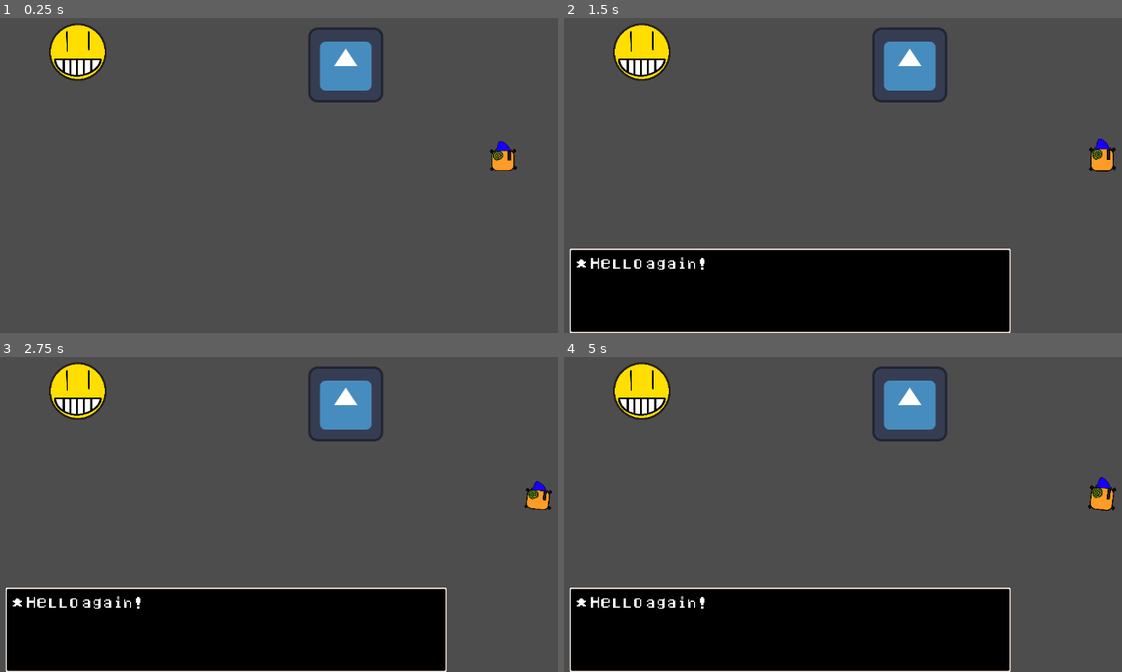
Above: before the commit, frames 1-4 (two rows, left to right).
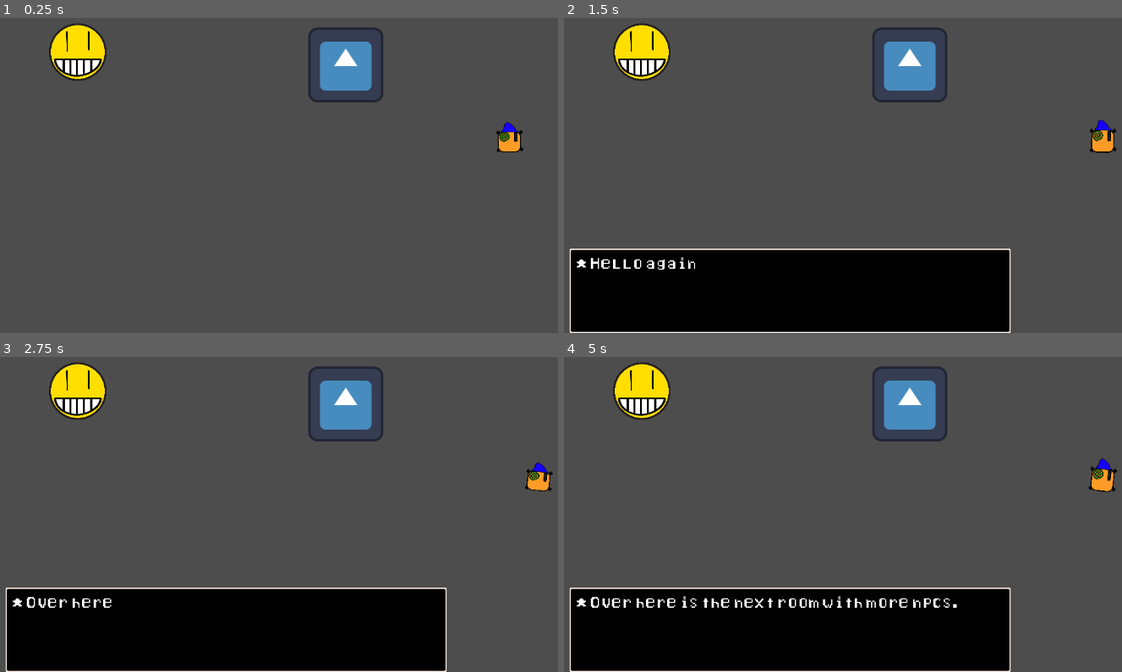
Above: after the commit, the same moments.

Repository: DeadPlant09/Godot-Dialogue-system
Game: Godot game, scene res://Scene's/Area's/Room 1.tscn
Two runs of this game, one before a commit and one after it. Both use one fixed random seed, a clock stepped at 60 frames per second and the inputs below. The engine's default icon, where the game draws it, is replaced by a stand-in: a white triangle on a blue panel in a dark square.
Inputs:
- Up to frame 1 (0.25 s): no input
- Up to frame 2 (1.5 s): hold Right (Right) 0.53-1.28 s; hold E (Continue) 0.53-1.28 s; tap Enter at 1.25 s; hold Down (Down) from 1.28 s (still down); tap E (Continue) at 1.35 s
- Up to frame 3 (2.75 s): release Down (Down) at 2.03 s; hold Right (Right) from 2.03 s (still down); hold E (Continue) from 2.03 s (still down)
- Up to frame 4 (5 s): release Right (Right) at 2.78 s; release E (Continue) at 2.78 s; hold Up (Up) 2.78-3.53 s; tap E (Continue) at 2.85, 4.35 s; hold E (Continue) 3.53-4.28 s; hold Left (Left) from 3.53 s (still down)

The runs differ from the first frame. In frame 1, 0.6% of the frame differs, in the area x 87-94%, y 32-49%; in frame 2, 0.6%; in frame 3, 0.9%; in frame 4, 1.5%, in the area x 4-100%, y 32-80%.

Commit message:
cant duplicate dialogue boxes

Diff:
--- a/Resourses/Objects.json
+++ b/Resourses/Objects.json
@@ -28,7 +28,7 @@
 		{"Name":"Godot icon", "Text":"* Pft, spherehead's... wait."}
 	],
 	"8":[
-		{"Name":"Godot icon", "Text":"* did you know the earth is?-","Speed": 0.03,"pause at ending": false, "auto skip": true},
+		{"Name":"Godot icon", "Text":"* did you know the earth is?-", "Speed": 0.03, "pause at ending": false, "auto skip": true},
 		{"Name":"Dezzy", "Text":"* Im going to stop you right there\n	because ive hered this all before from\n	 a talking emoji."}
 	],
 	"9":[
--- a/Scene's/Area's/Room 1.tscn
+++ b/Scene's/Area's/Room 1.tscn
@@ -24,7 +24,7 @@
 [node name="Startup Cutscene" parent="." instance=ExtResource("8_drkqx")]
 
 [node name="Dezzy" parent="." instance=ExtResource("2_uh20n")]
-position = Vector2(1050, 348)
+position = Vector2(1061, 316)
 
 [node name="Emoji" type="Sprite2D" parent="."]
 position = Vector2(323, 168)
--- a/Scene's/Chracter's/Dezzy.tscn
+++ b/Scene's/Chracter's/Dezzy.tscn
@@ -174,7 +174,7 @@
 }
 
 [sub_resource type="RectangleShape2D" id="RectangleShape2D_37d8f"]
-size = Vector2(78, 50)
+size = Vector2(78, 72)
 
 [node name="Dezzy" type="CharacterBody2D"]
 scale = Vector2(0.5, 0.5)
@@ -198,5 +198,5 @@
 autoplay = "Idle"
 
 [node name="hitbox" type="CollisionShape2D" parent="."]
-position = Vector2(-5, 21)
+position = Vector2(-5, 10)
 shape = SubResource("RectangleShape2D_37d8f")
--- a/Scene's/Objects/colision's.tscn
+++ /dev/null
@@ -1,17 +0,0 @@
-[gd_scene load_steps=3 format=3 uid="uid://cweipt7fbx2dk"]
-
-[ext_resource type="Texture2D" uid="uid://df330aa2o24j4" path="res://Sprites/Character's/Godot icon.svg" id="1_dbm7d"]
-
-[sub_resource type="RectangleShape2D" id="RectangleShape2D_srsbf"]
-size = Vector2(128, 128)
-
-[node name="Colision\'s" type="Node2D"]
-
-[node name="Image" type="Sprite2D" parent="."]
-texture = ExtResource("1_dbm7d")
-
-[node name="StaticBody2D" type="StaticBody2D" parent="."]
-collision_mask = 0
-
-[node name="CollisionShape" type="CollisionShape2D" parent="StaticBody2D"]
-shape = SubResource("RectangleShape2D_srsbf")
--- a/Scene's/UI/diauloge systerm.tscn
+++ b/Scene's/UI/Dialogue Systerm.tscn
@@ -303,7 +303,7 @@
 &"slide in": SubResource("Animation_4waeo")
 }
 
-[node name="Diuloge systerm" type="CanvasLayer"]
+[node name="Dialogue systerm" type="CanvasLayer"]
 process_mode = 3
 script = ExtResource("1_ii7p6")
 Profile_path = "res://Sprites/UI/"
@@ -375,7 +375,6 @@
 tab_size = 5
 
 [node name="Character Profile" type="Sprite2D" parent="Dialogue UI/Sprites"]
-unique_name_in_owner = true
 position = Vector2(216, 520)
 centered = false
 hframes = 3
@@ -400,7 +399,7 @@
 stream = ExtResource("3_8r266")
 bus = &"SFX"
 
-[node name="Options" type="Control" parent="Dialogue UI" node_paths=PackedStringArray("scelect_icon", "button_0", "button_1", "button_2", "button_3")]
+[node name="Options" type="Control" parent="Dialogue UI" node_paths=PackedStringArray("scelect_icon")]
 visible = false
 layout_mode = 1
 anchor_top = 0.789
@@ -414,10 +413,6 @@
 script = ExtResource("4_nnv7x")
 dialoue_choices = true
 scelect_icon = NodePath("Scelect icon")
-button_0 = NodePath("option 0")
-button_1 = NodePath("option 1")
-button_2 = NodePath("option 2")
-button_3 = NodePath("option 3")
 
 [node name="option 0" type="Button" parent="Dialogue UI/Options"]
 texture_filter = 1
@@ -572,12 +567,14 @@
 bbcode_enabled = true
 scroll_active = false
 
-[node name="Profile animations" type="AnimationPlayer" parent="."]
+[node name="Profile animations" type="AnimationPlayer" parent="Dialogue UI"]
+root_node = NodePath("../..")
 libraries = {
 &"": SubResource("AnimationLibrary_eva1e")
 }
 
-[node name="Show Responce" type="AnimationPlayer" parent="."]
+[node name="Show Responce" type="AnimationPlayer" parent="Dialogue UI"]
+root_node = NodePath("../..")
 libraries = {
 &"": SubResource("AnimationLibrary_i8n3f")
 }
--- a/project.godot
+++ b/project.godot
@@ -18,7 +18,7 @@
 
 [autoload]
 
-Diauloge_Systerm="*res://Scene's/UI/diauloge systerm.tscn"
+Diauloge_Systerm="*res://Scene's/UI/Dialogue Systerm.tscn"
 
 [display]
 
--- a/save_conv_temp.cfg
+++ b/save_conv_temp.cfg
@@ -1,3 +1,3 @@
 [conversations]
 
-Emoji=[1, 1]
+"Godot Icon"=[6, 7]
--- a/scripts/Components/Button Scelect.gd
+++ b/scripts/Components/Button Scelect.gd
@@ -3,37 +3,20 @@
 @export var dialoue_choices:bool
 @export var scelect_icon: Node2D
 @export var icon_offset: Vector2 = Vector2(10, -20)
-@export var button_0: Button
-@export var button_1: Button
-@export var button_2: Button
-@export var button_3: Button
-@export var button_4: Button
-@export var button_5: Button
-@export var button_6: Button
-@export var button_7: Button
+
+func _ready() -> void: if not dialoue_choices: get_child(0).grab_focus()
 
 func _process(_delta: float) -> void:
-	if dialoue_choices == true:
-		if Diauloge_Systerm.choices_exsist == true and Diauloge_Systerm.is_dialogue_runing == false: # fix this moving when a character without chocies is speaking?
-			if button_0.text != '' and not button_0.has_focus() and Input.is_action_just_pressed("Left"):
-				button_0.grab_focus()
-			if button_1.text != '' and not button_1.has_focus() and Input.is_action_just_pressed("Right"):
-				button_1.grab_focus()
-			if button_2.text != '' and not button_2.has_focus() and Input.is_action_just_pressed("Up"):
-				button_2.grab_focus()
-			if button_3.text != '' and not button_3.has_focus() and Input.is_action_just_pressed("Down"):
-				button_3.grab_focus()
-	else: button_0.grab_focus()
+	if dialoue_choices == true and Diauloge_Systerm.choices_exsist == true and Diauloge_Systerm.Is_Dialogue_Runing == false:
+		if get_child(0).text != '' and not get_child(0).has_focus() and Input.is_action_just_pressed("Left"):
+			get_child(0).grab_focus()
+		if get_child(1).text != '' and not get_child(1).has_focus() and Input.is_action_just_pressed("Right"):
+			get_child(1).grab_focus()
+		if get_child(2).text != '' and not get_child(2).has_focus() and Input.is_action_just_pressed("Up"):
+			get_child(2).grab_focus()
+		if get_child(3).text != '' and not get_child(3).has_focus() and Input.is_action_just_pressed("Down"):
+			get_child(3).grab_focus()
 
-	if button_0 != null and button_0.has_focus():
-		scelect_icon.position = button_0.position - icon_offset
-	if button_1 != null and button_1.has_focus():
-		scelect_icon.position = button_1.position - icon_offset
-	if button_2 != null and button_2.has_focus():
-		scelect_icon.position = button_2.position - icon_offset
-	if button_3 != null and button_3.has_focus():
-		scelect_icon.position = button_3.position - icon_offset
-	if button_4 != null and button_4.has_focus():
-		scelect_icon.position = button_4.position - icon_offset
-	if button_5 != null and button_5.has_focus():
-		scelect_icon.position = button_5.position - icon_offset
+	for B in get_children():
+		if B is Button and B.has_focus():
+			scelect_icon.position = B.position - icon_offset
--- a/scripts/Components/dialougue_area.gd
+++ b/scripts/Components/dialougue_area.gd
@@ -63,7 +63,7 @@
 
 
 func update_current_dialogue():
-	starting_conversation = Diauloge_Systerm.conversation_id # set the current conversation_id to the Diauloge_Systerm current conversation_id
+	starting_conversation = Diauloge_Systerm.Conversation_id # set the current Conversation_id to the Diauloge_Systerm current Conversation_id
 	ending_conversation = Diauloge_Systerm.Ending_Conversation
 	if Debug:print(get_parent().name + " saving_dialouge")
 
@@ -72,14 +72,14 @@
 	if not ending_conversation < 0: # the conversation can't end with 0
 		Diauloge_Systerm.Ending_Conversation = ending_conversation
 	if not starting_conversation < 1 and not starting_conversation > ending_conversation:
-		# And set the Diauloge_Systerm.conversation_id to our conversation_id
-		Diauloge_Systerm.conversation_id = starting_conversation
+		# And set the Diauloge_Systerm.Conversation_id to our Conversation_id
+		Diauloge_Systerm.Conversation_id = starting_conversation
 
 
 
 func reset_dialogue():
-	# Reset the value of Diauloge_Systerm current conversation_id
-	Diauloge_Systerm.conversation_id = Diauloge_Systerm.Default_Conversation_ID
+	# Reset the value of Diauloge_Systerm current Conversation_id
+	Diauloge_Systerm.Conversation_id = Diauloge_Systerm.Default_Conversation_ID
 	# Reset the value of Diauloge_Systerm current Ending_Conversation
 	Diauloge_Systerm.Ending_Conversation = Diauloge_Systerm.Default_Ending_Conversation
 
@@ -93,6 +93,4 @@
 		if starting_conversation == 6:
 			starting_conversation = 8
 			ending_conversation = 9
-	await get_tree().create_timer(3).timeout
 	if Diauloge_Systerm.signal_wait_finshed: Diauloge_Systerm.wait_signal_finshed = false
-	print("done")
--- a/scripts/Components/npc_body.gd
+++ b/scripts/Components/npc_body.gd
@@ -29,9 +29,7 @@
 		Sprite_animation.play(Sprite_animation.name + str(talk_index))
 	else: # if the npc is talking
 		Sprite_animation.play("Talk" + str(talk_index))
-		if Diauloge_Systerm.is_dialogue_runing: # if the npc is currently talking
-			Sprite_animation.play("Talk" + str(talk_index))
-		else: # if the npc is finsished talking
+		if not Diauloge_Systerm.Is_Dialogue_Runing: # if the npc is not currently talking
 			Sprite_animation.pause()
 			Sprite_animation.play("Talk" + str(talk_index))
 
@@ -44,3 +42,4 @@
 func Signal_actions():
 	if connect_signal == "update_godot_dialogue":
 		print("connect")
+	if Diauloge_Systerm.signal_wait_finshed: Diauloge_Systerm.wait_signal_finshed = false
--- a/scripts/UI/dialogue_systerm.gd
+++ b/scripts/UI/dialogue_systerm.gd
@@ -6,48 +6,48 @@
 
 # custom signals
 signal update_godot_dialogue
-#node variables
+
+# node variables
 @onready var dialogue_ui = $"Dialogue UI"
-@onready var Sprites: Control = $"Dialogue UI/Sprites"
 @onready var overlap_detection: Area2D = $"Overlap Detection"
-@onready var Character_Text = $"Dialogue UI/Character Text"
-@onready var profile_animations: AnimationPlayer = $"Profile animations"
-@onready var Character_Voice: AudioStreamPlayer2D = $"Dialogue UI/Voice"
-@onready var options = $"Dialogue UI/Options"
-@onready var reaction_text = $"Dialogue UI/Reaction 1/Reaction text"
-@onready var show_responce: AnimationPlayer = $"Show Responce"
-@onready var Reactions = [$"Dialogue UI/Reaction 1", $"Dialogue UI/Reaction 2", $"Dialogue UI/Reaction 3", $"Dialogue UI/Reaction 4"]
+@onready var Sprites: Control = dialogue_ui.get_child(0)
+@onready var Character_Text = dialogue_ui.get_child(1)
+@onready var Character_Voice: AudioStreamPlayer2D = dialogue_ui.get_child(2)
+@onready var Options = dialogue_ui.get_child(3)
+@onready var Reactions = [dialogue_ui.get_child(4), dialogue_ui.get_child(5), dialogue_ui.get_child(6), dialogue_ui.get_child(7)]
+@onready var profile_animations: AnimationPlayer = dialogue_ui.get_child(8)
+@onready var show_responce: AnimationPlayer = dialogue_ui.get_child(9)
+
+
 # variables
 # Nesasary variables
 @export_file("*.json") var Json_file
 @export var Profile_path = "res://Sprites/Character's/"
 @export var Voice_path = "res://Audio/"
+@export var Debug_output:bool
 const temp_save_Path = "res://save_conv_temp.cfg" # the data is saved across scenes untill the game is closed
 var Detect_Player:bool = false
 var Dialogue = []
 var Default_Conversation_ID = 1
 var Default_Ending_Conversation =  0
 var Ending_Conversation = Default_Ending_Conversation
-var conversation_id = Default_Conversation_ID
+var Conversation_id = Default_Conversation_ID
 var Default_Dialogue_ID = 0
-var current_diauogue_id = Default_Dialogue_ID
-var current_dialogue
-var choices_exsist = false
+var Current_Diauogue_id = Default_Dialogue_ID
 var Choice_Responces:Array
 var Choice_Aftermath:Array
 var Deactivated = false
-var is_dialogue_runing = false
-var Profile_index = 1
+var Is_Dialogue_Runing = false
+var choices_exsist = false
+var current_dialogue
 
 # option variables
-@export var Debug_output:bool
 var in_Cutscene = false
 var can_move = false
 var emit_custom:Array = [false]:
 	set(new_value):
 		emit_custom = new_value # nessasary
 		if emit_custom.size() == 2 and emit_custom[0] == false: # play_at_end = false
-			print("emit_custom")
 			emit_signal(emit_custom[1])
 var default_volume_db = 0.0
 var skipable = true
@@ -61,7 +61,7 @@
 var just_show_text = false
 var hide_profile = false
 var hide_name = false
-var hidden_names = ["Deadplant", "Narrarator"]
+var hidden_names = ["", "Deadplant", "Narrarator"]
 var wait_signal_finshed = false:
 	set(new_value):
 		wait_signal_finshed = new_value # nessasary
@@ -74,7 +74,7 @@
 
 func Run_dialouge(file:String, Conv:int): # To run certin dialouge simply
 	Json_file = file
-	conversation_id = Conv
+	Conversation_id = Conv
 	Ending_Conversation = Conv
 	in_Cutscene = true
 	start_dialogue()
@@ -92,7 +92,7 @@
 	if Ending_Conversation < 1 or Ending_Conversation > len(Dialogue):
 		Ending_Conversation = len(Dialogue)
 
-	current_diauogue_id = -1 # first dialogue line in JSON
+	Current_Diauogue_id = -1 # first dialogue line in JSON
 	Next_Dialogue()
 
 
@@ -106,52 +106,41 @@
 
 
 func _input(event: InputEvent) -> void:
-	if not Detect_Player or not in_Cutscene and is_dialogue_runing: return
+	if not Detect_Player and not in_Cutscene or Is_Dialogue_Runing: return
 	if event.is_action_pressed("Continue") and not wait_for_responses:
 		Next_Dialogue()
 
 
-
 func Next_Dialogue():
-	current_diauogue_id += 1
-	options.hide()
-	print("done")
-
-	if current_diauogue_id  >= len(Dialogue[str(conversation_id)]): # if thers no more dialogue
+	Current_Diauogue_id += 1
+	Options.hide()
+
+	if Current_Diauogue_id  >= len(Dialogue[str(Conversation_id)]): # if thers no more dialogue
 		Deactivated = false
 		hide()
 
-		if conversation_id < Ending_Conversation:  # if there are more conversations
-			conversation_id += 1
+		if Conversation_id < Ending_Conversation:  # if there are more conversations
+			Conversation_id += 1
 
 		dialogue_finished.emit()
 
 		return # to exit out the function
 
-	current_dialogue = Dialogue[str(conversation_id)][current_diauogue_id]
-	is_dialogue_runing = true
+	current_dialogue = Dialogue[str(Conversation_id)][Current_Diauogue_id]
+	Is_Dialogue_Runing = true
 
 	# seting up dialogue
-	set_up_dialogue_options()
-
-	if emit_custom[0] == false and wait_signal_finshed:
-		hide()
-		await signal_wait_finshed
-		show()
-
+	set_up_dialogue_Options()
 	Set_Profile()
 	set_text()
-	print("done waiting")
-
-
-
-func set_up_dialogue_options():
-	Profile_index = int(current_dialogue.get('Face', 0))
+
+
+func set_up_dialogue_Options():
 	Character_Voice.volume_db = current_dialogue.get('volume', 0.0)
 	can_move = current_dialogue.get('can move', false)
 	skipable = current_dialogue.get('skipable', true)
 	play_voice = current_dialogue.get('voice', true)
-	auto_skip = current_dialogue.get('Auto Skip', false)
+	auto_skip = current_dialogue.get('auto skip', false)
 	wait_for_responses = current_dialogue.get('Choices') or current_dialogue.get('Reactions')
 	pause_at_ending_of_sentence =  current_dialogue.get('pause at ending', true)
 	just_show_text = current_dialogue.get('just text', false)
@@ -162,7 +151,7 @@
 	wait_signal_finshed = current_dialogue.get('wait signal', false)
 
 
-func Set_Profile(): # runs befor options are set
+func Set_Profile(): # runs befor Options are set
 	Character_Text.visible_ratio = 0 # when you change your character profile reste the visable text to 0
 	# reset the postion and size to defaults
 	Character_Voice.stream = load(Voice_path + "Default dialogue voice.wav")
@@ -171,18 +160,22 @@
 	Sprites.get_child(3).visible = not hide_profile
 
 	for names in hidden_names:
-		if current_dialogue["Name"] == names:
+		if current_dialogue.get("Name", "") == names:
 			hide_name = true
 			break
 
 	Sprites.get_child(1).visible = not hide_name
 	Sprites.get_child(2).visible = not hide_name
 
-	if FileAccess.file_exists(Voice_path + str(current_dialogue['Name']) + " voice.wav"):
+	check_if_profile_exsist()
+
+
+func check_if_profile_exsist():
+	if FileAccess.file_exists(Voice_path + str(current_dialogue.get("Name")) + " voice.wav"):
 		Character_Voice.stream = load(Voice_path + str(current_dialogue['Name']) + " voice.wav")
 
 	for animation in profile_animations.get_animation_list():
-		var Full_name = current_dialogue['Name'] + str(Profile_index)
+		var Full_name = current_dialogue.get("Name", "no animation") + str(int(current_dialogue.get('Face', 0)))
 		if animation.contains(Full_name):
 			if Debug_output: print("animation: " + Full_name)
 			Character_Text.position.x = 320
@@ -197,8 +190,15 @@
 
 
 func set_text():
+	if emit_custom[0] == false and wait_signal_finshed:
+		hide()
+		await signal_wait_finshed
+		show()
 
 	Sprites.get_child(2).text = current_dialogue.get('Name', "")
+	await get_tree().process_frame
+	await get_tree().process_frame
+	Sprites.get_child(1).size.x = Sprites.get_child(2).size.x + 24
 
 	if current_dialogue.get('Screen position', []):# if that 'Screen_position' doesnt exist it will return null
 		dialogue_ui.position.x = current_dialogue['Screen position'][0]
@@ -208,98 +208,99 @@
 	scrolling_text(Character_Text, current_dialogue.get('Speed', 0.05)) # make the charcter text scroll after you set it
 
 
-
 func scrolling_text(text_node:RichTextLabel, Speed = 0.05):
 	var voice_played = 0
 	var parsed_text_length = text_node.get_parsed_text().length()
+
 	for e in text_node.get_text(): # scroling text, for every letter in character text
 		text_node.visible_characters += 1 # make one character visable (visable text includes spaces)
-		if is_dialogue_runing:
-			profile_animations.stop()
-
-			if pause_at_index != null:
-				for p in pause_at_index: # for ever value in "pause_at_index"
-					if int(p) == text_node.visible_characters: # if the index is the amount of visab;e characters shown
-						await get_tree().create_timer(0.3).timeout # then wait for 0.3 sec
-
-			for s in pause_at_character:
-				if pause_at_ending_of_sentence and e == s: # Long pasues at the End of sentece
-					# if the character is these letter wait a little more
-					await get_tree().create_timer(0.3).timeout
-
-			for c in silent_characters:
-				if e == c:
-					play_voice = false
-
-			if e != " ":
-				profile_animations.play(profile_animations.current_animation)
-
-			if play_voice == true and voice_played <= parsed_text_length: # to make sure the sound doenst play when counting the bbcode text
-				voice_played += 1
-				Character_Voice.play()
-
-			play_voice = true
+
+		profile_animations.stop()
+
+		if pause_at_index != null:
+			for p in pause_at_index: # for ever value in "pause_at_index"
+				if int(p) == text_node.visible_characters: # if the index is the amount of visab;e characters shown
+					await get_tree().create_timer(0.3).timeout # then wait for 0.3 sec
+
+		for s in pause_at_character:
+			if pause_at_ending_of_sentence and e == s: # Long pasues at the End of sentece
+				# if the character is these letter wait a little more
+				await get_tree().create_timer(0.3).timeout
+
+		for c in silent_characters: # it wont play the sound for certine characters
+			if e == c:
+				play_voice = false
+
+		if play_voice == true and voice_played <= parsed_text_length: # to make sure the sound doenst play when counting the bbcode text
+			voice_played += 1
+			Character_Voice.play()
+			profile_animations.play(profile_animations.current_animation) # the talking animation wont play for silent characters
+
+		play_voice = true
 		if Debug_output:print(e)
 
-		await get_tree().create_timer(Speed).timeout #every  0.05 seconds times the length of the text
-
-		Sprites.get_child(1).size.x = Sprites.get_child(2).size.x + 24
+		await get_tree().create_timer(Speed).timeout # wait every 0.05 seconds to repet the loop
 
 		if text_node.visible_characters >= parsed_text_length or Input.is_action_pressed("Skip_Text") and skipable and not auto_skip: # if the text is skiped or all the parse text it shown
 			text_node.visible_characters = text_node.text.length() # set the visable characters to the full length
 			break # exit out of for loop
 
-	if text_node.visible_characters == text_node.text.length(): # if all the text is showen.
+
+	if text_node.visible_characters == text_node.text.length(): # if all the text is shown.
 		if Debug_output: print("finised dialogue")
-		# if that 'Responses' doesnt exist it will return null
-		if not current_diauogue_id  >= len(Dialogue[str(conversation_id)]) and current_dialogue.get('Choices'):# when pressing the skip button to fast it crashesx
-			if Debug_output: print(current_dialogue['Choices'])
-
-			choices_exsist = true
-			Choice_Responces = current_dialogue['Responses']
-			Choice_Aftermath = current_dialogue['Aftermath']
-			show_choices()
-
-		if emit_custom[0] == true: # play_at_end = true
-			emit_signal(emit_custom[1])
-
-		is_dialogue_runing = false
-
-		# after dialouge
-		if not choices_exsist: show_reactions() #if there are choices there can be any Reactions
-		if auto_skip: Next_Dialogue()
+		when_dialogue_finishes()
+
+
+func when_dialogue_finishes():
+	# if that 'Responses' doesnt exist it will return null
+	if not Current_Diauogue_id  >= len(Dialogue[str(Conversation_id)]) and current_dialogue.get('Choices'):# when pressing the skip button to fast it crashesx
+		if Debug_output: print(current_dialogue['Choices'])
+
+		choices_exsist = true
+		Choice_Responces = current_dialogue['Responses']
+		Choice_Aftermath = current_dialogue['Aftermath']
+		show_choices()
+
+	if emit_custom[0] == true: # play_at_end = true
+		emit_signal(emit_custom[1])
+
+	Is_Dialogue_Runing = false
+
+	# after dialouge
+	if not choices_exsist: show_reactions() #if there are choices there can be any Reactions
+	if auto_skip: Next_Dialogue()
 
 
 func show_choices():
 	# variables
 	var Choices:Array = current_dialogue['Choices']
-	# reset options text
-	for b in options.get_children():
+	# reset Options text
+	for b in Options.get_children():
 		if b is Button:
 			b.text = ""
 	# if move_index_up_by >= current_dialogue['Reactions'].size(): break
-	options.position = Vector2(200, 504) # default posioton
+	Options.position = Vector2(168, 500) # default posioton
 
 	if not Character_Text.text == "":
-		options.position = Vector2(200, 536)
-
-	for b in options.get_children():
+		Options.position = Vector2(200, 536)
+
+	for b in Options.get_children():
 
 		if not b is Button: return
 		var index = b.get_index()
-		options.get_child(index).visible = false
+		Options.get_child(index).visible = false
 
 		if Choices.size() > index and not Choices[index] == "": # Make sure theres a reaction text
-			options.show()
-			options.get_child(index).visible = true
-			options.get_child(index).text = Choices[index]
-
-			if Choices.size() == 1: options.get_child(0).grab_focus()
-
-			if Debug_output: print(options.get_child(index).text)
+			Options.show()
+			Options.get_child(index).visible = true
+			Options.get_child(index).text = Choices[index]
+
+			if Choices.size() == 1: Options.get_child(0).grab_focus()
+
+			if Debug_output: print(Options.get_child(index).text)
 
 			if Choice_Responces[index] != 0:
-				options.get_child(index).pressed.connect(func():
+				Options.get_child(index).pressed.connect(func():
 					change_to_choice_dialouge(index)
 					)
 			else:
@@ -332,7 +333,7 @@
 
 func _on_overlap_detection_body_entered(body: Node2D) -> void:
 	if visible == false:
-		dialogue_ui.position.y = -456
+		dialogue_ui.position.y = -464
 
 
 func _on_overlap_detection_body_exited(body: Node2D) -> void:
@@ -342,12 +343,12 @@
 
 func _on_overlap_detection_area_entered(area: Area2D) -> void:
 	if  visible == false:
-		dialogue_ui.position.y = -456
+		dialogue_ui.position.y = -464
 
 
 func change_to_choice_dialouge(choice): # cannot get path to 'Responses' in  this function spisificly
-	conversation_id = int(Choice_Responces[choice])
-	if Debug_output: print("choice " + str(choice) + ", conversation id: " + str(conversation_id))
+	Conversation_id = int(Choice_Responces[choice])
+	if Debug_output: print("choice " + str(choice) + ", conversation id: " + str(Conversation_id))
 	Ending_Conversation = int(Choice_Aftermath[choice])
 	if Debug_output: print("choice " + str(choice) + ", ending_conversation id: " + str(Ending_Conversation))
 	choices_exsist = false
--- a/scripts/UI/player_camera.gd
+++ /dev/null
@@ -1,7 +0,0 @@
-extends Camera2D
-
-
-
-
-func _process(delta: float) -> void:
-	pass
Not shown, removed: scripts/UI/player_camera.gd.uid
